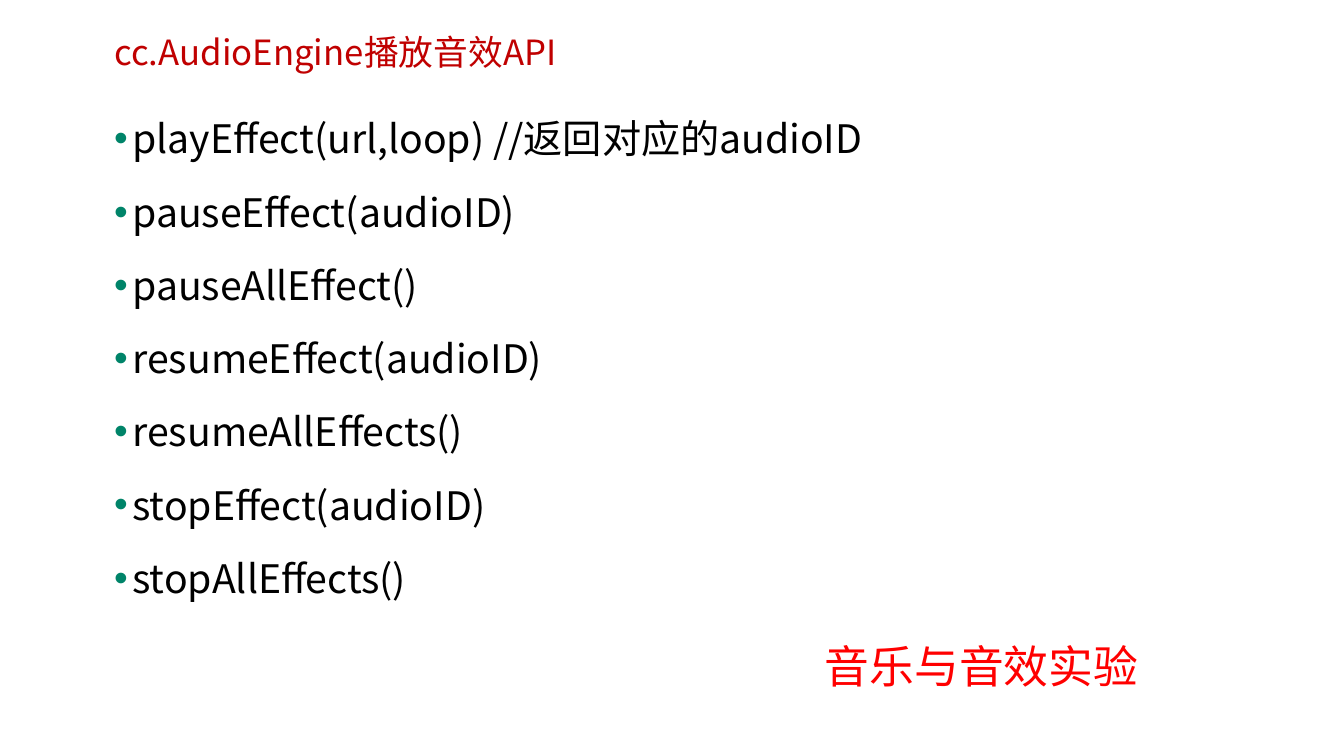
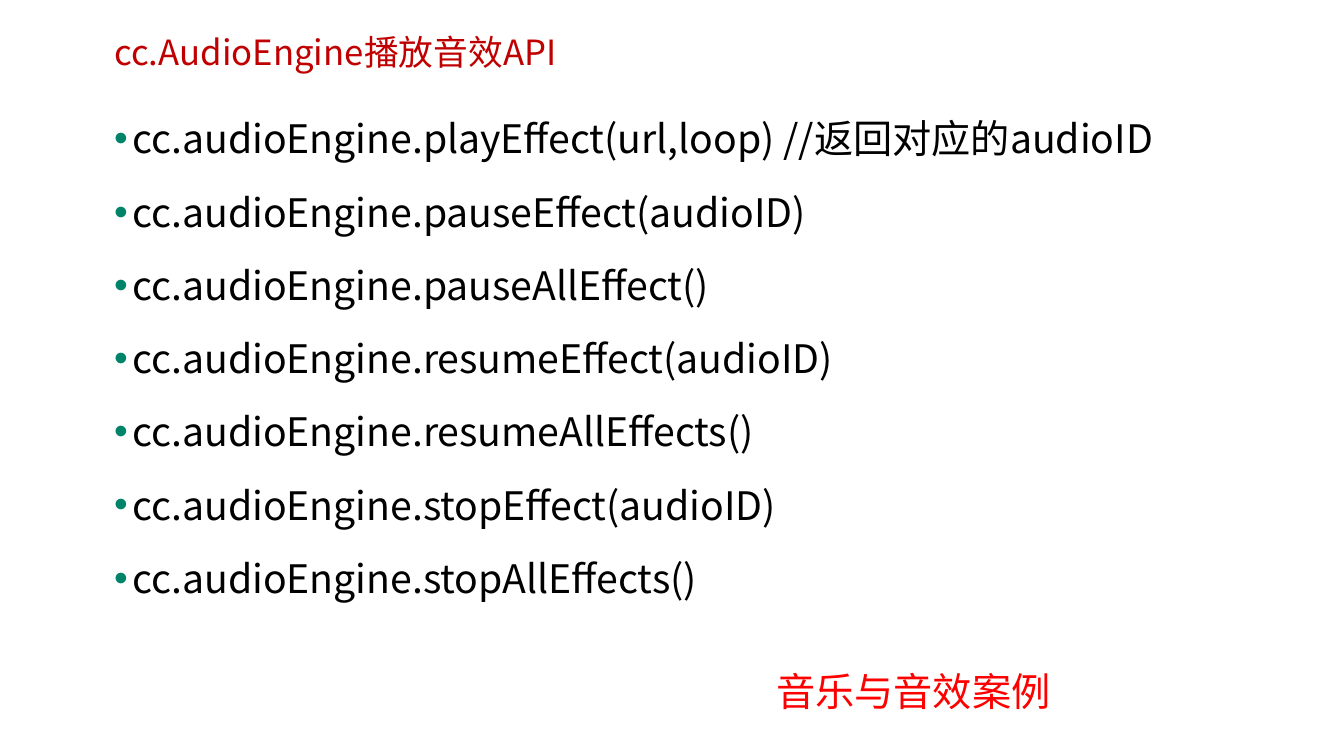
Before and after one commit to edu2act/course-H5-Animation-and-Game-Development, a slide deck: slide 4 of 课程PPT/（12）音乐音效与数据存储.ppt. Drawn at 1344x756 pixels with LibreOffice and Linux fonts; fonts in the diff are those of the drawing; background and template pictures are left out. Boxes give left, top, right and bottom in pixels: in the first picture for what was removed or moved away, otherwise in the second. Text is boxed around its words. In the diff, an @@ line names an element or a change of style, - is before the commit and + after.

```diff
--- a/课程PPT/（12）音乐音效与数据存储.ppt
+++ b/课程PPT/（12）音乐音效与数据存储.ppt
@@ text at box(133, 120, 1153, 603): text changed @@
-• playEffect(url,loop) //返回对应的audioID
-• pauseEffect(audioID)
-• pauseAllEffect()
-• resumeEffect(audioID)
-• resumeAllEffects()
-• stopEffect(audioID)
-• stopAllEffects()
+• cc.audioEngine.playEffect(url,loop) //返回对应的audioID
+• cc.audioEngine.pauseEffect(audioID)
+• cc.audioEngine.pauseAllEffect()
+• cc.audioEngine.resumeEffect(audioID)
+• cc.audioEngine.resumeAllEffects()
+• cc.audioEngine.stopEffect(audioID)
+• cc.audioEngine.stopAllEffects()
@@ text at box(776, 673, 1050, 710): text changed; size 32 to 28 pt @@
-音乐与音效实验
+音乐与音效案例
```
Also in this commit, not shown: 4 other slides changed, 2 other files.
